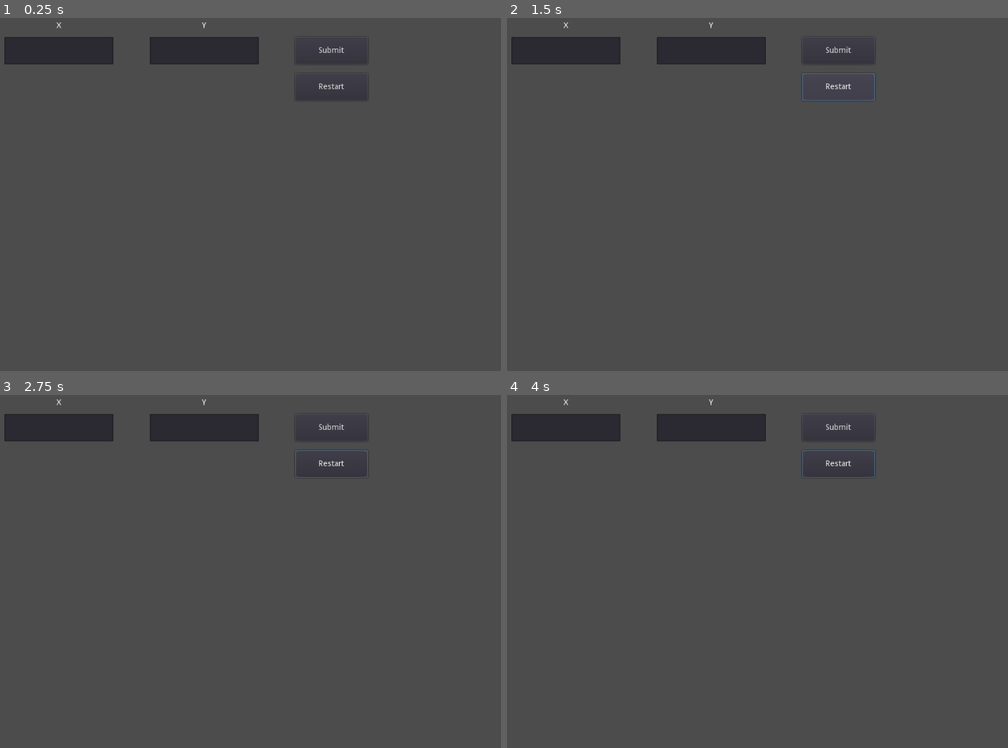
Above: before the commit, frames 1-4 (two rows, left to right).
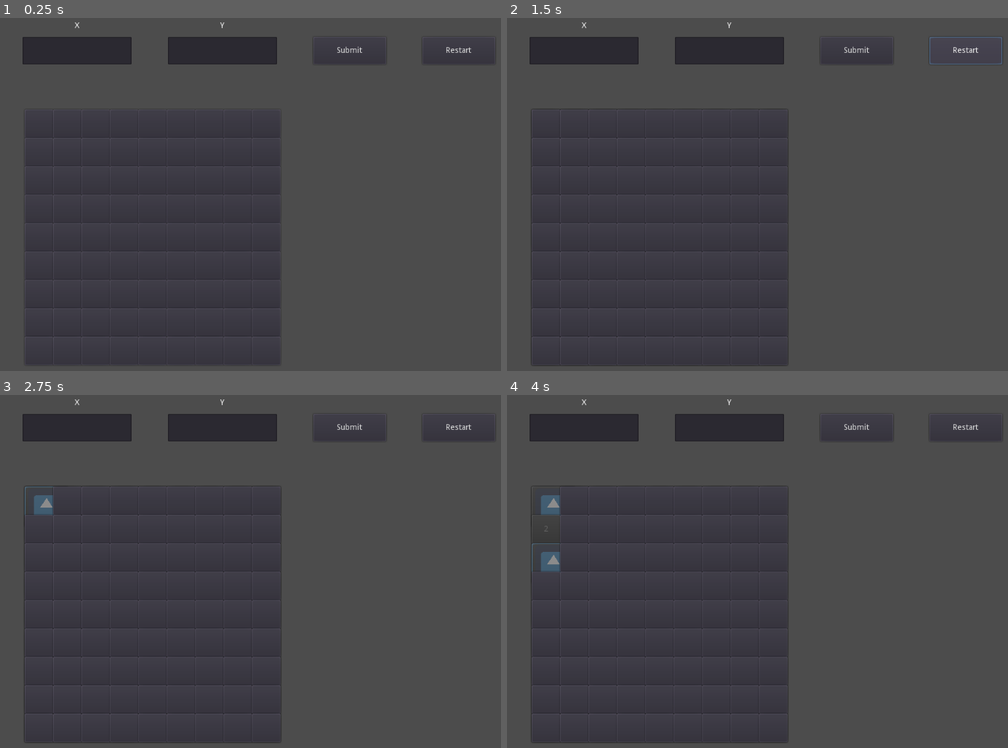
Above: after the commit, the same moments.

Repository: ZeromaXHe/GodotProject
Game: Godot game, scene res://mine_sweeping/mine_sweeping.tscn
Two runs of this game, one before a commit and one after it. Both use one fixed random seed, a clock stepped at 60 frames per second and the inputs below. The project has no main scene, so this scene is started directly. The engine's default icon, where the game draws it, is replaced by a stand-in: a white triangle on a blue panel in a dark square.
Inputs (mouse positions are in pixels of both pictures, inside the frame that each line leads up to):
- Up to frame 1 (0.25 s): no input
- Up to frame 2 (1.5 s): click "Submit" at 0.5 s; click "Restart" at 1.25 s
- Up to frame 3 (2.75 s): click (40, 500) at 2.02 s
- Up to frame 4 (4 s): click (547, 529) at 2.77 s; click (547, 557) at 3.52 s

The runs differ from the first frame. In frame 1, 3.3% of the frame differs, in the area x 0-98%, y 1-99%; in frame 2, 3.8%; in frame 3, 4.0%; in frame 4, 4.1%.

Commit message:
feature (mine_sweeping): 按钮扫雷界面

Diff:
--- a/mine_sweeping/mine_sweeping.gd
+++ b/mine_sweeping/mine_sweeping.gd
@@ -12,6 +12,7 @@
 var sweeped_count: int = 0
 var mines: Array
 var sweeped: Array
+var buttons: Array
 var _dirs8: Array = [[-1, 1], [0, 1], [1, 1], [1, 0], [-1, 0], [-1, -1], [0, -1], [1, -1]]
 
 enum GAME_STATUS {FAILED, WON, PLAYING}
@@ -33,6 +34,7 @@
 	init_board()
 	print_board()
 	print_2d_arr(mines)
+	init_buttons()
 
 
 # Called every frame. 'delta' is the elapsed time since the previous frame.
@@ -91,6 +93,21 @@
 				mines[i][j] = 0
 
 
+func init_buttons() -> void:
+	buttons = []
+	buttons.resize(row)
+	for i in range(row):
+		buttons[i] = []
+		buttons[i].resize(col)
+		for j in range(col):
+			var btn: Button = Button.new()
+			btn.rect_size = Vector2(50, 50)
+			btn.rect_position = Vector2(100 + 50 * i, 200 + 50 * j)
+			btn.connect("pressed", self, "sweep", [i, j])
+			buttons[i][j] = btn
+			add_child(btn)
+
+
 func print_2d_arr(arr: Array) -> void:
 	for a in arr:
 		print(a)
@@ -123,12 +140,21 @@
 
 func sweep(x: int, y: int) -> void:
 	sweeped[x][y] = true
-	if mines[x][y] == -1:
+	# 按钮更新
+	var btn: Button = buttons[x][y]
+	btn.disabled = true
+	if(mines[x][y] > 0):
+		btn.text = String(mines[x][y])
+		sweeped_count += 1
+	elif mines[x][y] == -1:
+		btn.icon = load("res://icon.png")
 		game_status = GAME_STATUS.FAILED
 		print("Sorry, this is a mine! You lose")
 		return
-	sweeped_count += 1
-	if mines[x][y] == 0:
+	else:
+		sweeped_count += 1
+		btn.modulate = Color(1, 1, 1, 1)
+		# dfs
 		for dir in _dirs8:
 			var nx = x + dir[0]
 			var ny = y + dir[1]
@@ -163,4 +189,5 @@
 	init_board()
 	print_board()
 	print_2d_arr(mines)
+	init_buttons()
 	print("game restarted...")
--- a/mine_sweeping/mine_sweeping.tscn
+++ b/mine_sweeping/mine_sweeping.tscn
@@ -1,7 +1,6 @@
 [gd_scene load_steps=2 format=2]
 
 [ext_resource path="res://mine_sweeping/mine_sweeping.gd" type="Script" id=1]
-
 
 [node name="MineSweepingController" type="Node"]
 script = ExtResource( 1 )
@@ -9,47 +8,47 @@
 [node name="GUI" type="Control" parent="."]
 
 [node name="SubmitButton" type="Button" parent="GUI"]
-margin_left = 576.0
+margin_left = 608.0
 margin_top = 72.0
-margin_right = 704.0
+margin_right = 736.0
 margin_bottom = 120.0
 text = "Submit"
 
 [node name="LineEditX" type="LineEdit" parent="GUI"]
-margin_left = 64.0
+margin_left = 96.0
 margin_top = 72.0
-margin_right = 256.0
+margin_right = 288.0
 margin_bottom = 120.0
 
 [node name="LineEditY" type="LineEdit" parent="GUI"]
-margin_left = 320.0
+margin_left = 352.0
 margin_top = 72.0
-margin_right = 512.0
+margin_right = 544.0
 margin_bottom = 120.0
 
 [node name="LabelX" type="Label" parent="GUI"]
-margin_left = 128.0
+margin_left = 160.0
 margin_top = 32.0
-margin_right = 192.0
+margin_right = 224.0
 margin_bottom = 72.0
 text = "X"
 align = 1
 valign = 1
 
 [node name="LabelY" type="Label" parent="GUI"]
-margin_left = 384.0
+margin_left = 416.0
 margin_top = 32.0
-margin_right = 448.0
+margin_right = 480.0
 margin_bottom = 72.0
 text = "Y"
 align = 1
 valign = 1
 
 [node name="RestartButton" type="Button" parent="GUI"]
-margin_left = 576.0
-margin_top = 136.0
-margin_right = 704.0
-margin_bottom = 184.0
+margin_left = 800.0
+margin_top = 72.0
+margin_right = 928.0
+margin_bottom = 120.0
 text = "Restart"
 
 [connection signal="pressed" from="GUI/SubmitButton" to="." method="_on_SubmitButton_pressed"]
